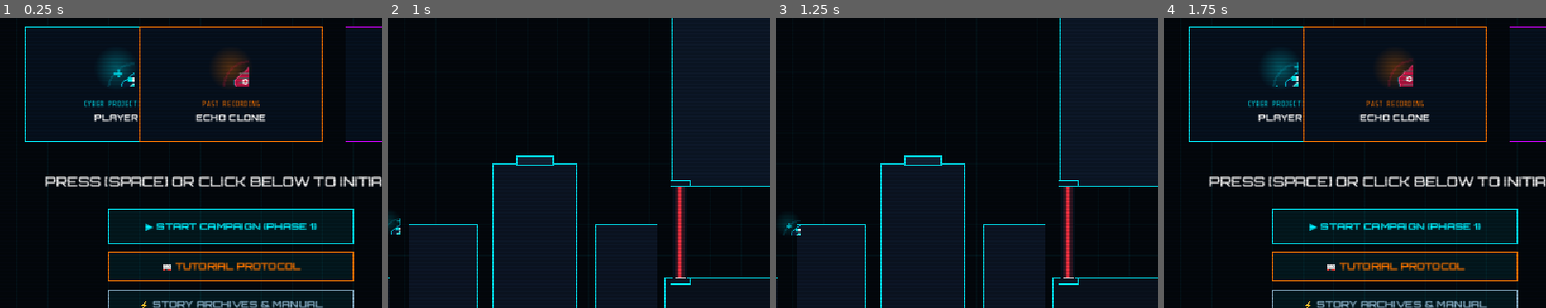
Above: before the commit, frames 1-4 (left to right).
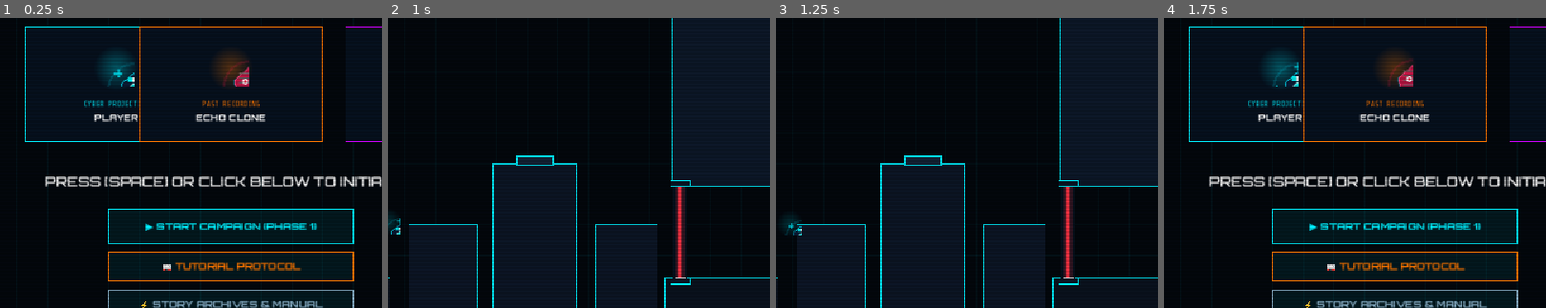
Above: after the commit, the same moments.

Repository: kirtansukhadiya/SHADOW.exe
Game: Godot game, scene res://scenes/WebGame.tscn
Same seed, same stepped clock (60 frames per second), same inputs: the game is played once before the commit and once after it.
Inputs (mouse positions are % of the whole screen's width and height, from its top left):
- Up to frame 1 (0.25 s): no input
- Up to frame 2 (1 s): tap Enter at 0.5 s; move the mouse to (72, 45) at 0.52 s; hold D (move_right) from 0.53 s (still down); tap Space (activate_shadow) at 0.6 s; click (72, 45) at 0.67 s; tap W (move_up) at 0.77 s
- Up to frame 3 (1.25 s): keep holding D (move_right)
- Up to frame 4 (1.75 s): release D (move_right) at 1.25 s; click "TITLE MENU" at 1.25 s
The pictures show only the part of the screen within x 20-70%, y 36-86%; the shares and areas given below are measured in that part.

Frames 1-2 are identical in both runs. In frame 3, 0.1% of the frame differs, in the area x 2-7%, y 69-75%; in frame 4, nothing differs.

Commit message:
Fix player perching on pillar edges instead of falling into the void
The wall hitbox (24px) was wider than the 20px gaps between pillars, so the
player could never drop in, while the floor hitbox still overlapped the
previous pillar by 1px and kept the player standing in mid-air.
Narrow the wall/floor half-widths to 9/6 so the player falls off edges.

Diff:
--- a/scripts/web_game.gd
+++ b/scripts/web_game.gd
@@ -18,6 +18,11 @@
 const JUMP_POWER := -490.0
 const PLAYER_W := 24.0
 const PLAYER_H := 34.0
+# Collision half-widths. The web build used 12 (walls) and 9 (floors), which
+# is wider than the 20px void gaps: the player could never drop in and instead
+# stood on a 1px pillar corner. Narrower boxes let the player fall off edges.
+const HIT_HW_WALL := 9.0
+const HIT_HW_FLOOR := 6.0
 
 enum State { MENU, PLAYING, VICTORY }
 
@@ -502,7 +507,7 @@
 
 
 func _resolve_x(e: Dictionary) -> void:
-	var hw := PLAYER_W / 2.0
+	var hw := HIT_HW_WALL
 	var hh := PLAYER_H / 2.0
 	for b in _all_solids():
 		var p_left: float = e.x - hw
@@ -519,11 +524,11 @@
 
 
 func _resolve_y(e: Dictionary) -> void:
-	var hw := PLAYER_W / 2.0
+	var hw := HIT_HW_FLOOR
 	var hh := PLAYER_H / 2.0
 	for b in _all_solids():
-		var p_left: float = e.x - hw + 3.0
-		var p_right: float = e.x + hw - 3.0
+		var p_left: float = e.x - hw
+		var p_right: float = e.x + hw
 		var p_top: float = e.y - hh
 		var p_bottom: float = e.y + hh
 		if p_right > b.position.x and p_left < b.end.x and p_bottom > b.position.y and p_top < b.end.y:
